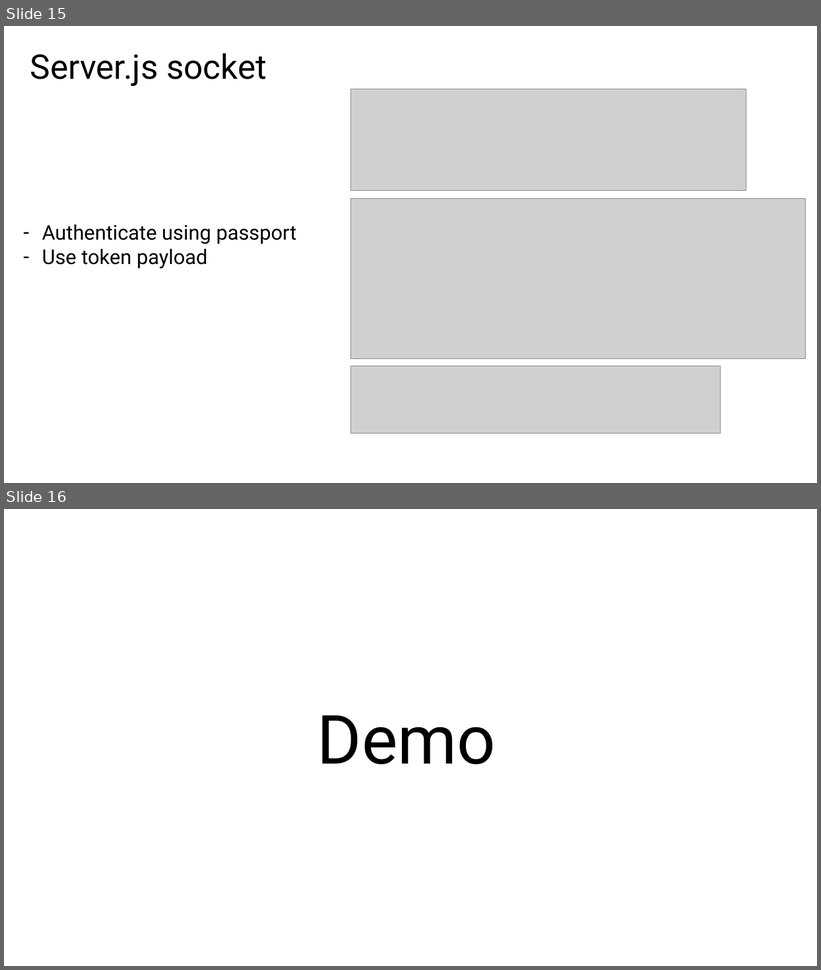
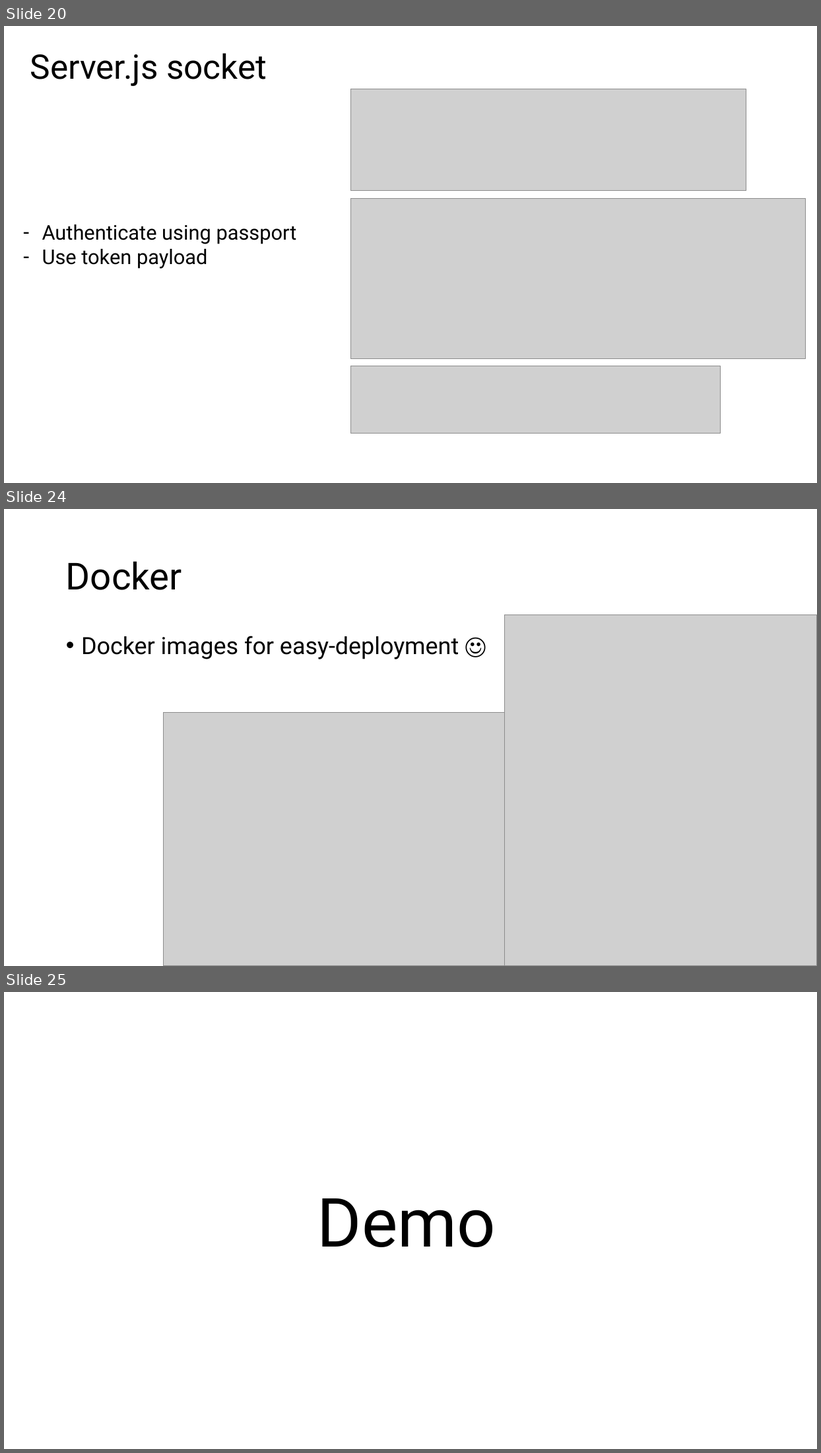
Before and after one commit to Nova200019/Media-management-platform, a slide deck: assests/Media-Management-Platform.pptx. Shown one above the other, each under a label of ours: slides 15 and 16 before the commit, slides 20, 24 and 25 after it; the slides between them are not shown. The pictures are 821x970 and 821x1453 pixels, drawn with LibreOffice and Linux fonts; fonts in the diff are those of the drawing; grey boxes stand for pictures. Boxes give left, top, right and bottom in pixels: in the first picture for what was removed or moved away, otherwise in the second. Text is boxed around its words. In the diff, an @@ line names an element or a change of style, - is before the commit and + after.

```diff
--- a/assests/Media-Management-Platform.pptx
+++ b/assests/Media-Management-Platform.pptx
@@ slide 24 added at bbox=[4, 509, 817, 966], background #FFFFFF @@
@@ title added at bbox=[66, 561, 182, 590], 44 pt, text #000000 @@
+Docker
@@ picture added at bbox=[505, 615, 817, 966] @@
@@ text added at bbox=[81, 636, 459, 659], 28 pt, text #000000 @@
+• Docker images for easy-deployment ☺
@@ picture added at bbox=[163, 713, 505, 966] @@
@@ what was slide 15 is now slide 20 @@
@@ what was slide 16 is now slide 25 @@
```
Also in this commit, not shown: 1 slide changed, 10 other slides added, 1 slide removed, 1 other file.
